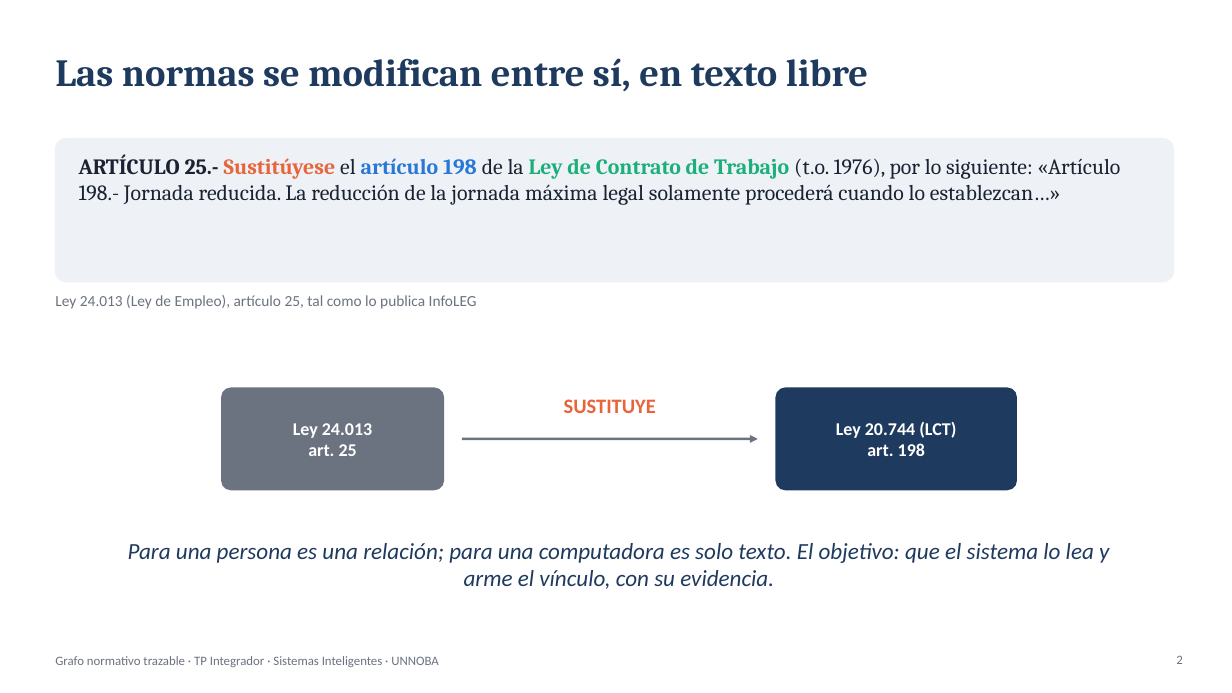
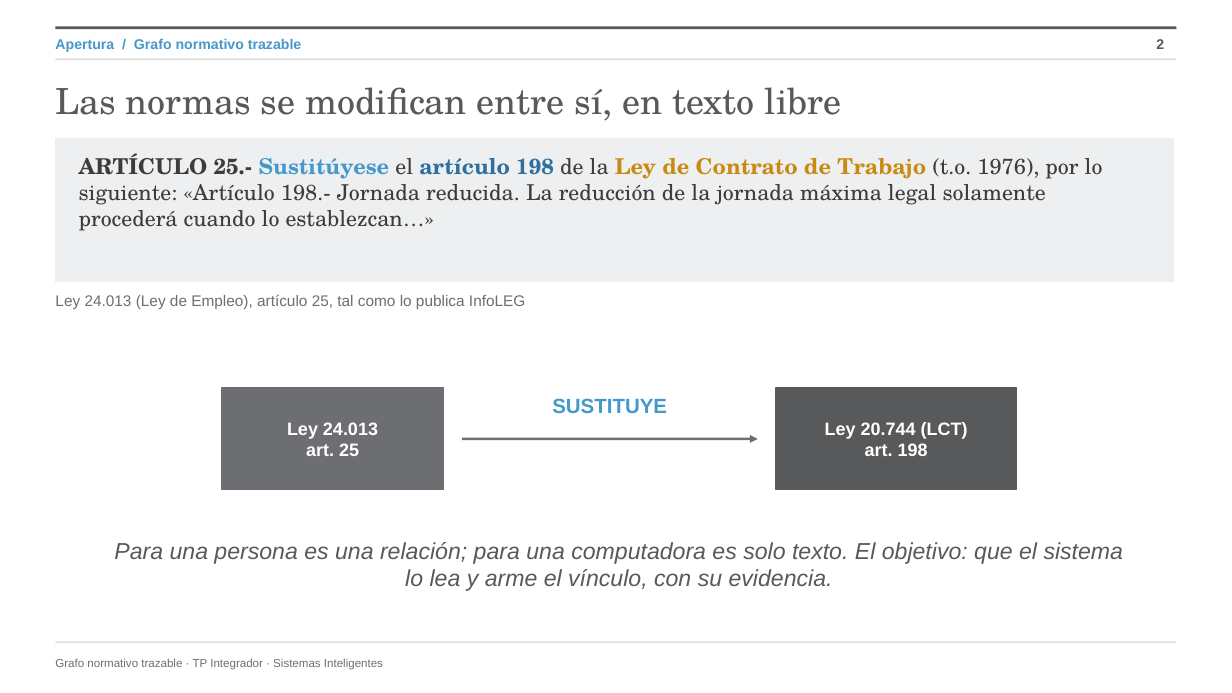
Before and after one commit to JuampiJPT/grafo-legal, a slide deck: slide 2 of docs/presentacion/presentacion_coloquio.pptx. Drawn at 1232x693 pixels with LibreOffice and Linux fonts; fonts in the diff are those of the drawing; background and template pictures are left out. Boxes give left, top, right and bottom in pixels: in the first picture for what was removed or moved away, otherwise in the second. Text is boxed around its words. In the diff, an @@ line names an element or a change of style, - is before the commit and + after.

Commit message:
Presentación con la identidad UNNOBA del manual (B74)

```diff
--- a/docs/presentacion/presentacion_coloquio.pptx
+++ b/docs/presentacion/presentacion_coloquio.pptx
@@ line added from (55, 28) to (1177, 28), #58595B 2.25 pt @@
@@ line added from (55, 59) to (1177, 59), #C6C7C8 0.75 pt @@
@@ text added at [55,38,301,52], 11 pt, text #4698CB, bold @@
+Apertura / Grafo normativo trazable
@@ page number: place and size @@
-page number at [1176,655,1182,664]
+page number at [1156,39,1164,49]
@@ page number at [1156,39,1164,49]: size 10 to 11 pt, font Calibri to Arial, text colour #6B7280 to #58595B, bold on @@
@@ title "Las normas se modifican entre ...": place and size @@
-title "Las normas se modifican entre ..." at [55,58,868,91]
+title "Las normas se modifican entre ..." at [55,87,841,121]
@@ title "Las normas se modifican entre ..." at [55,87,841,121]: size 30 to 28 pt, font Cambria to TeX Gyre Schola, text colour #1F3A5F to #58595B, bold off @@
@@ rounded rectangle removed at [55,139,1174,282] @@
@@ rectangle added at [55,139,1174,282], fill #EEEFF0, outline #EEEFF0 1 pt @@
@@ text "ARTÍCULO 25.- Sustitúyese el artículo ..." at [79,153,1103,231]: font Cambria to TeX Gyre Schola; text colour #1B2333 to #3C3C3B in "ARTÍCULO 25.- el de la (t.o. 1976), ..."; text colour #E8643A to #4698CB in "Sustitúyese"; text colour #2A78D6 to #2F6F9F in "artículo 198"; text colour #1BAF7A to #C98A12 in "Ley de Contrato de Trabajo" @@
@@ text "Ley 24.013 (Ley de Empleo), ..." at [55,294,525,309]: font Calibri to Arial, text colour #6B7280 to #6D6E71 @@
@@ text "Ley 24.013" at [287,422,378,456]: font Calibri to Arial @@
@@ rounded rectangle removed at [222,388,444,490] @@
@@ rectangle added at [222,388,444,490], fill #6D6E71, outline #6D6E71 1 pt @@
@@ text "Ley 20.744 (LCT)" at [825,422,968,456]: font Calibri to Arial @@
@@ rounded rectangle removed at [776,388,1017,490] @@
@@ rectangle added at [776,388,1017,490], fill #58595B, outline #58595B 1 pt @@
@@ text "SUSTITUYE" at [552,398,667,413]: font Calibri to Arial, text colour #E8643A to #4698CB @@
@@ arrow (462, 439) - (758, 439): stroke #6B7280 2 pt to #6D6E71 2 pt @@
@@ text "Para una persona es una ..." at [114,542,1124,591]: font Calibri to Arial, text colour #1F3A5F to #58595B @@
@@ text at [55,658,383,670]: text changed; size 10 to 9 pt; font Calibri to Arial; text colour #6B7280 to #6D6E71 @@
-Grafo normativo trazable · TP Integrador · Sistemas Inteligentes · UNNOBA
+Grafo normativo trazable · TP Integrador · Sistemas Inteligentes
@@ line added from (55, 642) to (1177, 642), #C6C7C8 0.75 pt @@
```
Also in this commit, not shown: 20 other slides changed, 6 other files.
